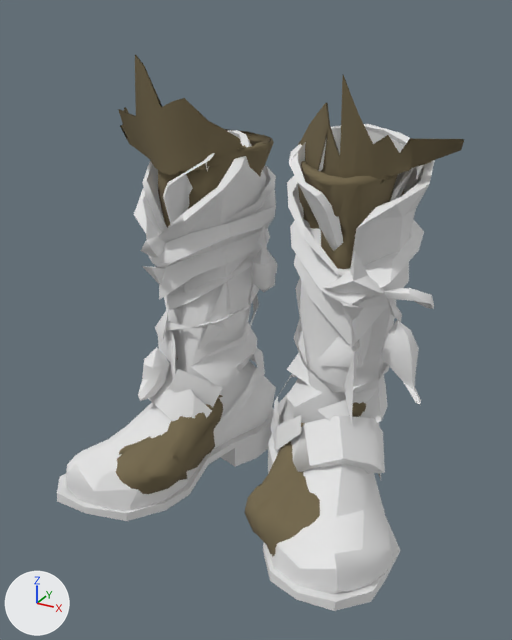
Two versions of the glTF model godot-client/assets/actors/native/equipment/variants/human_female/arcane_fantasy_boots_06.glb, one commit apart.
Rendered twice from a 50 mm camera at (0.35, -0.633, 0.521) aimed at (0.012, -0.019, 0.213). The axes (+X, +Y, +Z) are drawn at lower left. The lights are the same throughout. The first picture is the older version. Vertices at exactly the same position are counted once.

In view in the first picture: 'GeneratedBootBacking', 'GeneratedBootBackingWithLegs', 'Seawrap Boots'.
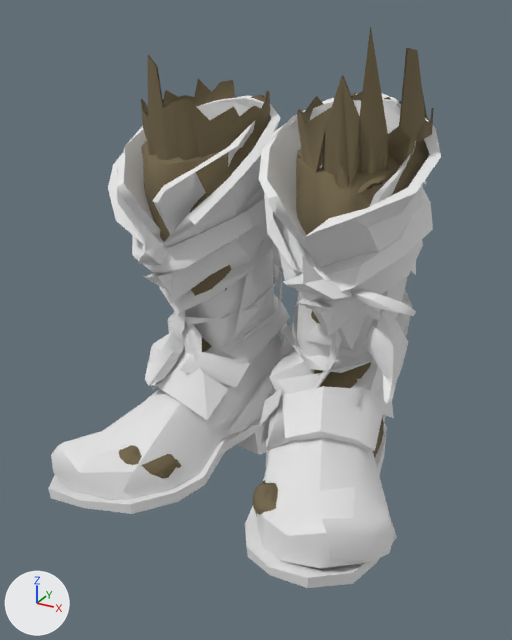
What differs and where, as boxes [x1, y1, x2, y2] in the pictures (512 x 640 px; the box of a moved part takes in the faces that stretch with it):
'Seawrap Boots', reshaped
    before: [57, 124, 435, 611]
    after: [48, 94, 441, 588]
'GeneratedBootBacking', reshaped (9% narrower)
    before: [116, 55, 464, 557]
    after: [119, 27, 434, 515]
'GeneratedBootBackingWithLegs', reshaped (mostly hidden afterwards)
    before: [116, 395, 366, 548]
    after: [120, 340, 384, 516]
part 1 of me_seawrap_boots, moved or reshaped
    before: [388, 299, 402, 322]
    after: [364, 303, 380, 321]
part 2 of me_seawrap_boots, moved or reshaped
    before: [57, 124, 435, 611]
    after: [48, 94, 441, 588]
part 4 of me_generatedbootbackingwithlegs, moved or reshaped (mostly hidden afterwards)
    before: [246, 401, 366, 548]
    after: [254, 366, 384, 516]
part 5 of me_generatedbootbackingwithlegs, moved or reshaped (mostly hidden afterwards)
    before: [116, 395, 223, 494]
    after: [120, 340, 211, 479]

The change, as a list of edits to the scene's bpy script:
```text
Change me_seawrap_boots:
    used by ob_seawrap_boots; location = (0.0, 0.0, 0.0)
    remove me_seawrap_boots.from_pydata(...)  # 842 vertices, 1421 faces; spans x -0.182..0.201, y -0.176..0.138, z -0.004..0.41
    add me_seawrap_boots.from_pydata(...)  # 842 vertices, 1421 faces; spans x -0.19..0.204, y -0.188..0.181, z -0.004..0.436
    me_seawrap_boots part 1: the loose piece of 6 vertices spanning x 0.151..0.166, y -0.013..0.002, z 0.236..0.271 is multiplied about its middle by the matrix ((0.989, 0.403, -0.061), (-0.408, 0.973, -0.178), (-0.011, 0.188, 1.053)), then moved by (-0.021, -0.01, 0.001)
    me_seawrap_boots part 2: 836 of 842 vertices moved; they spanned x -0.182..0.201, y -0.176..0.138, z -0.004..0.41 and now span x -0.19..0.204, y -0.188..0.181, z -0.004..0.436; mean shift (-0.004, 0.013, 0.016); largest move (0.029, 0.063, 0.144) -> (0.007, 0.131, 0.167)
Change me_generatedbootbacking:
    used by ob_generatedbootbacking; location = (0.0, 0.0, 0.0)
    remove me_generatedbootbacking.from_pydata(...)  # 5112 vertices, 10692 faces; spans x -0.182..0.202, y -0.153..0.156, z -0.003..0.478
    add me_generatedbootbacking.from_pydata(...)  # 5716 vertices, 11964 faces; spans x -0.161..0.16, y -0.153..0.128, z -0.003..0.506
    me_generatedbootbacking part 3: 28 vertices moved within x -0.133..0.155, y -0.124..0.084, z 0.027..0.428; 4803 vertices removed from x -0.182..0.202, y -0.153..0.156, z -0.003..0.478; 5407 vertices added at x -0.161..0.16, y -0.153..0.128, z -0.003..0.506
Change me_generatedbootbackingwithlegs:
    used by ob_generatedbootbackingwithlegs; location = (0.0, 0.0, 0.0)
    remove me_generatedbootbackingwithlegs.from_pydata(...)  # 3544 vertices, 7160 faces; spans x -0.156..0.159, y -0.152..0.095, z -0.003..0.19
    add me_generatedbootbackingwithlegs.from_pydata(...)  # 3544 vertices, 7160 faces; spans x -0.167..0.156, y -0.153..0.109, z -0.003..0.19
    me_generatedbootbackingwithlegs part 4: 1680 of 3544 vertices moved; they spanned x 0.042..0.159, y -0.15..0.094, z -0.003..0.19 and now span x 0.042..0.156, y -0.141..0.108, z -0.002..0.19; mean shift (-0.016, 0.0, 0.0); largest move (0.149, -0.133, 0.016) -> (0.07, -0.088, 0.014)
    me_generatedbootbackingwithlegs part 5: 1679 of 3544 vertices moved; they spanned x -0.156..-0.04, y -0.152..0.095, z -0.003..0.19 and now span x -0.167..-0.039, y -0.153..0.109, z -0.003..0.19; mean shift (-0.002, 0.004, 0.0); largest move (-0.079, 0.074, 0.028) -> (-0.099, -0.021, 0.028)
```
